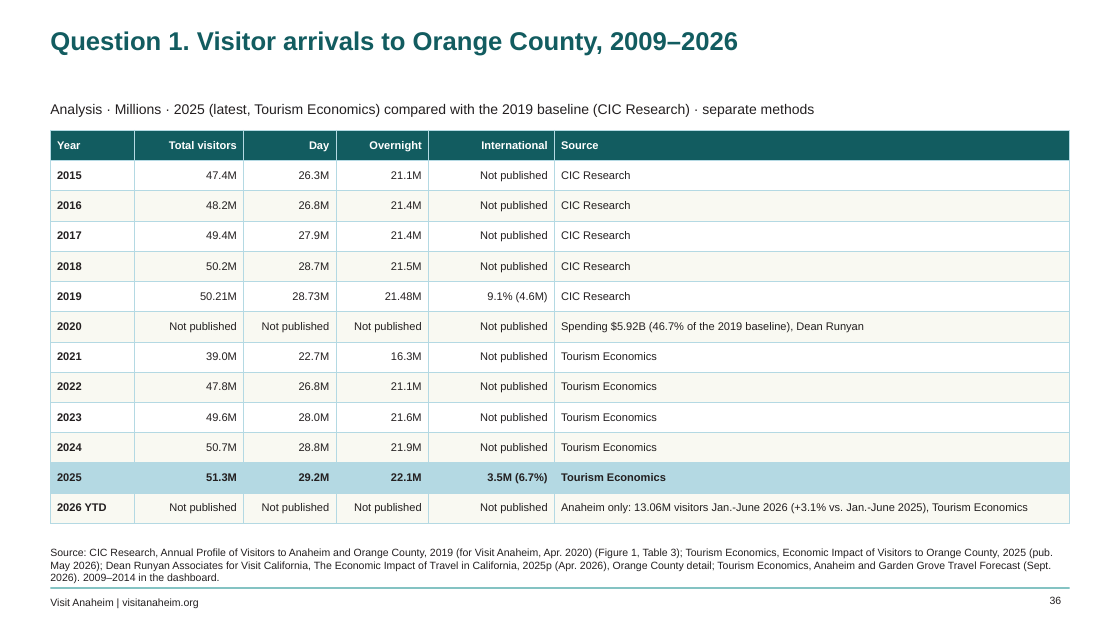
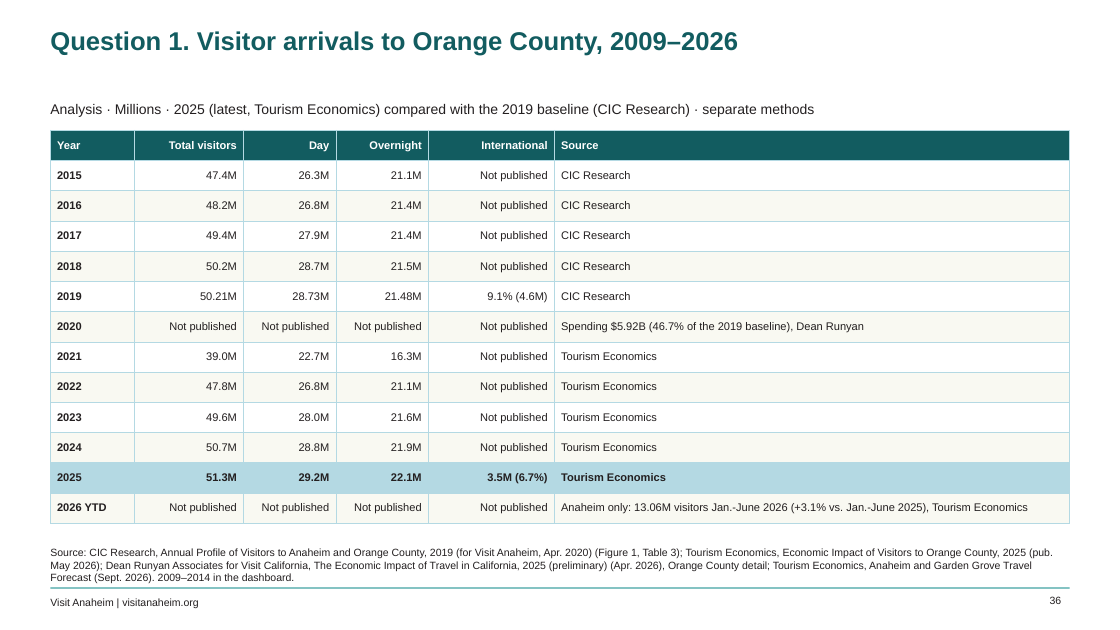
Before and after one commit to bi-visitanaheim/oc-vibe-insights, a slide deck: slide 36 of pipeline/OC_Vibe_Insights.pptx. Drawn at 1120x630 pixels with LibreOffice and Linux fonts; fonts in the diff are those of the drawing; background and template pictures are left out. Boxes give left, top, right and bottom in pixels: in the first picture for what was removed or moved away, otherwise in the second. Text is boxed around its words. In the diff, an @@ line names an element or a change of style, - is before the commit and + after.

```diff
--- a/pipeline/OC_Vibe_Insights.pptx
+++ b/pipeline/OC_Vibe_Insights.pptx
@@ text at [50, 548, 1053, 583]: text changed @@
-Source: CIC Research, Annual Profile of Visitors to Anaheim and Orange County, 2019 (for Visit Anaheim, Apr. 2020) (Figure 1, Table 3); Tourism Economics, Economic Impact of Visitors to Orange County, 2025 (pub. May 2026); Dean Runyan Associates for Visit California, The Economic Impact of Travel in California, 2025p (Apr. 2026), Orange County detail; Tourism Economics, Anaheim and Garden Grove Travel Forecast (Sept. 2026). 2009–2014 in the dashboard.
+Source: CIC Research, Annual Profile of Visitors to Anaheim and Orange County, 2019 (for Visit Anaheim, Apr. 2020) (Figure 1, Table 3); Tourism Economics, Economic Impact of Visitors to Orange County, 2025 (pub. May 2026); Dean Runyan Associates for Visit California, The Economic Impact of Travel in California, 2025 (preliminary) (Apr. 2026), Orange County detail; Tourism Economics, Anaheim and Garden Grove Travel Forecast (Sept. 2026). 2009–2014 in the dashboard.
```
Also in this commit, not shown: 21 other slides changed, 16 other files.
